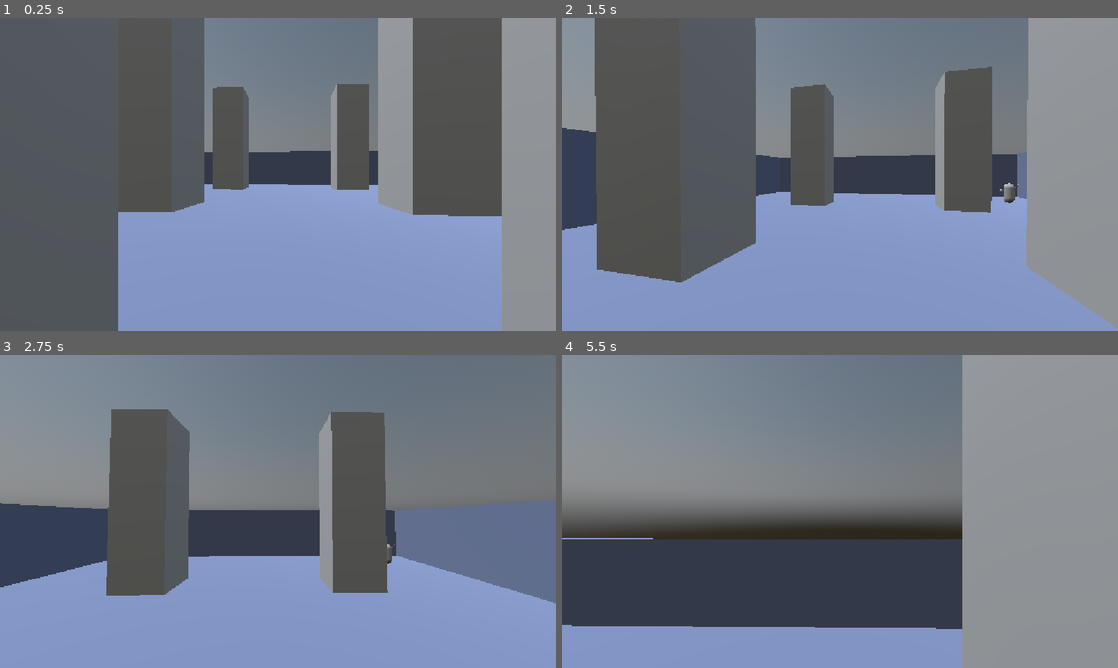
Above: before the commit, frames 1-4 (two rows, left to right).
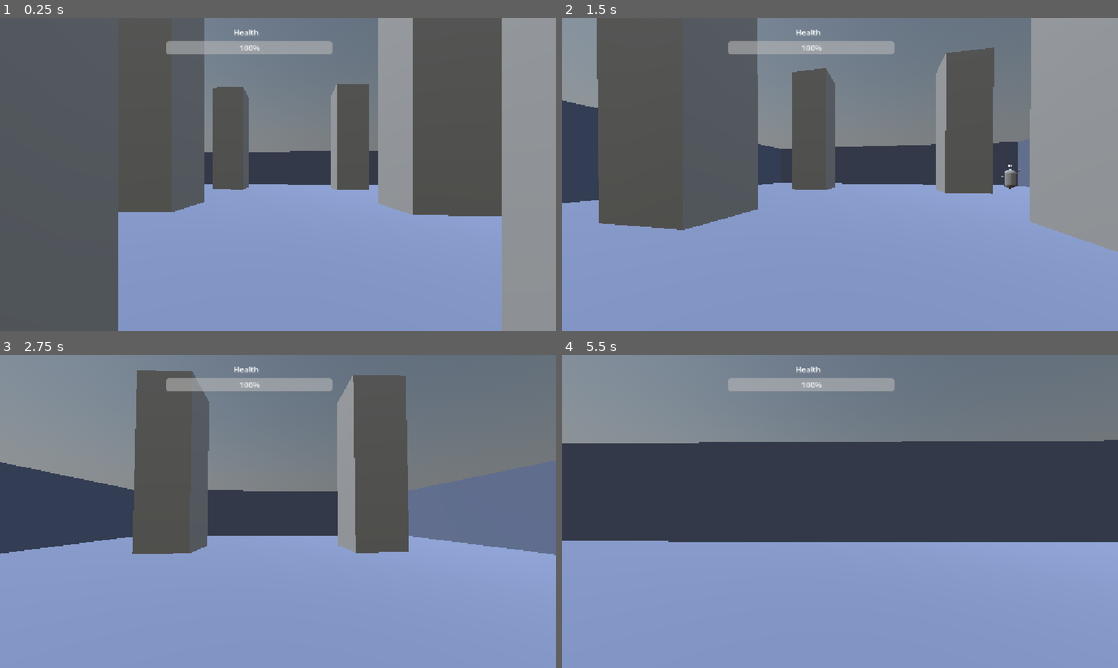
Above: after the commit, the same moments.

Repository: md6-0/union-sistemas
Game: Godot game, scene res://scenes/Scene2/scene2.tscn
Same seed, same stepped clock (60 frames per second), same inputs: the game is played once before the commit and once after it. This scene is started directly instead of the project's main scene.
Inputs (mouse positions are in pixels of both pictures, inside the frame that each line leads up to):
- Up to frame 1 (0.25 s): no input
- Up to frame 2 (1.5 s): tap Enter at 0.5 s; move the mouse to (867, 174) at 0.52 s; hold W (move_forward) from 0.53 s (still down); click (867, 174) at 0.6 s; tap Space (jump) at 0.77, 0.8, 1.07, 1.35 s; move the mouse to (812, 174) at 1.27 s
- Up to frame 3 (2.75 s): keep holding W (move_forward); tap Space (jump) at 1.52, 1.82, 2.3 s; click (250, 511) at 1.55 s; move the mouse to (289, 505) at 2.02 s; tap E (interact) at 2.1 s
- Up to frame 4 (5.5 s): keep holding W (move_forward); move the mouse to (834, 517) at 2.77 s; click (834, 517) at 2.85 s; tap Space (jump) at 3.02, 3.32, 3.77, 3.8, 4.07, 4.52, 4.82, 5.1 s; move the mouse to (878, 514) at 3.52 s; hold Shift (sprint) 3.53-4.28 s; move the mouse to (795, 508) at 4.27 s; click (795, 508) at 4.35 s; move the mouse to (845, 511) at 5.02 s

The runs differ from the first frame. In frame 1, 1.3% of the frame differs, in the area x 29-60%, y 3-12%; in frame 2, 15%; in frame 3, 25%; in frame 4, 70%, in the area x 0-100%, y 0-100%.

Commit message:
Añadido HUD y mejoras enemigo: vida visible + cambio estado al recibir daño.

Diff:
--- a/components/Autoload/gameManager.gd
+++ b/components/Autoload/gameManager.gd
@@ -4,4 +4,9 @@
 	"key": 0
 }
 
-var player_health = 100
+signal health_changed(new_health)
+
+var player_health: int = 100:
+	set(value):
+		player_health = value
+		health_changed.emit(player_health)
--- a/scenes/Enemy/enemy.gd
+++ b/scenes/Enemy/enemy.gd
@@ -15,6 +15,7 @@
 @export var attack_range: float = 2.0
 @export var attack_damage: float = 20.0
 
+@onready var label_enemy_health = %Label3D_enemy_health
 @onready var player = get_tree().get_first_node_in_group("player")
 @onready var navigation_agent = $NavigationAgent3D
 @onready var waypoints = patrol_route.get_children()
@@ -29,6 +30,8 @@
 var current_state = State.PATROL
 @onready var current_attack_cooldown_time = attack_cooldown
 
+func _ready():
+	label_enemy_health.text = str(health)
 
 func _physics_process(delta):
 	_handle_gravity(delta)
@@ -121,14 +124,14 @@
 		if current_attack_cooldown_time > attack_cooldown:
 			current_attack_cooldown_time = 0
 			var tween = create_tween()
-			# 1: descarga el palo
-			tween.tween_property(right_hand, "rotation:x", hand_guard_rotation_x - deg_to_rad(90), 0.1) \
+			# 1: Inicio animación
+			tween.tween_property(right_hand, "rotation:x", hand_guard_rotation_x - deg_to_rad(160), 0.1) \
 				.set_trans(Tween.TRANS_QUAD).set_ease(Tween.EASE_IN)
-			# 2: AHÍ pega
+			# 2: Pega
 			tween.tween_callback(func():
 				if global_position.distance_to(player.global_position) < attack_range:
 					player.take_damage(attack_damage)
-)
+				)
 			# 3: vuelve a guardia
 			tween.tween_property(right_hand, "rotation:x", hand_guard_rotation_x, 0.3)
 
@@ -154,7 +157,8 @@
 				return false
 
 func take_damage(damage):
+	_change_state(State.CHASE)
 	health -= damage
-
+	label_enemy_health.text = str(health)
 	if health <= 0:
 		queue_free()
--- a/scenes/Enemy/enemy.tscn
+++ b/scenes/Enemy/enemy.tscn
@@ -58,3 +58,11 @@
 
 [node name="MeshInstance3D_hand_left" type="MeshInstance3D" parent="StaticBody3D/Hand_left" unique_id=462895826]
 mesh = SubResource("CapsuleMesh_oqax5")
+
+[node name="Label3D_enemy_health" type="Label3D" parent="StaticBody3D" unique_id=1269087814]
+unique_name_in_owner = true
+transform = Transform3D(1, 0, 0, 0, 1, 0, 0, 0, 1, 0, 1.216823, 0)
+billboard = 1
+text = "100"
+font_size = 64
+outline_size = 2
--- /dev/null
+++ b/scenes/HUD/hud.gd
@@ -0,0 +1,11 @@
+extends CanvasLayer
+
+@onready var progressbar_player_health = %ProgressBar_player_health
+
+
+func _ready():
+	progressbar_player_health.value = GameManager.player_health
+	GameManager.health_changed.connect(_handle_health)
+
+func _handle_health(health):
+	progressbar_player_health.value = health
--- /dev/null
+++ b/scenes/HUD/hud.tscn
@@ -0,0 +1,21 @@
+[gd_scene format=3 uid="uid://brpucg70ub140"]
+
+[ext_resource type="Script" uid="uid://cnunerjunn1vu" path="res://scenes/HUD/hud.gd" id="1_c0cnr"]
+
+[node name="CanvasLayer_hud" type="CanvasLayer" unique_id=1137507503]
+script = ExtResource("1_c0cnr")
+
+[node name="Label_player_health" type="Label" parent="." unique_id=240138362]
+offset_left = 484.0
+offset_top = 18.0
+offset_right = 629.0
+offset_bottom = 67.0
+text = "Health
+"
+
+[node name="ProgressBar_player_health" type="ProgressBar" parent="." unique_id=1306229802]
+unique_name_in_owner = true
+offset_left = 344.0
+offset_top = 48.0
+offset_right = 689.0
+offset_bottom = 75.0
--- a/scenes/Scene1/scene1.tscn
+++ b/scenes/Scene1/scene1.tscn
@@ -1,6 +1,6 @@
 [gd_scene format=3 uid="uid://c5h3e7ml4rdb1"]
 
-[ext_resource type="PackedScene" uid="uid://dr1vs4qo2wqu7" path="res://components/player/player.tscn" id="1_vcg2f"]
+[ext_resource type="PackedScene" uid="uid://dr1vs4qo2wqu7" path="res://scenes/player/player.tscn" id="1_vcg2f"]
 [ext_resource type="PackedScene" uid="uid://d2rt8kylgueim" path="res://scenes/Elevator/elevator.tscn" id="2_5ig07"]
 [ext_resource type="PackedScene" uid="uid://x3okxjas4vwv" path="res://scenes/Door/door.tscn" id="3_21n4o"]
 [ext_resource type="PackedScene" uid="uid://c31psquiq8xik" path="res://scenes/Key/key.tscn" id="4_no02f"]
--- a/scenes/Scene2/scene2.tscn
+++ b/scenes/Scene2/scene2.tscn
@@ -2,7 +2,7 @@
 
 [ext_resource type="PackedScene" uid="uid://d2rt8kylgueim" path="res://scenes/Elevator/elevator.tscn" id="1_ktaha"]
 [ext_resource type="PackedScene" uid="uid://b63t3planx2ou" path="res://scenes/Enemy/enemy.tscn" id="2_0ya8a"]
-[ext_resource type="PackedScene" uid="uid://dr1vs4qo2wqu7" path="res://components/player/player.tscn" id="2_joneh"]
+[ext_resource type="PackedScene" uid="uid://dr1vs4qo2wqu7" path="res://scenes/player/player.tscn" id="2_joneh"]
 
 [sub_resource type="PhysicalSkyMaterial" id="PhysicalSkyMaterial_joneh"]
 
--- a/components/player/climbing_sensor.tscn
+++ b/scenes/player/climbing_sensor.tscn
@@ -1,6 +1,6 @@
 [gd_scene format=3 uid="uid://rl3q5ejwhndn"]
 
-[ext_resource type="Script" uid="uid://c2b8gimusm8rx" path="res://components/player/climbing_sensor.gd" id="1_cqnci"]
+[ext_resource type="Script" uid="uid://c2b8gimusm8rx" path="res://scenes/player/climbing_sensor.gd" id="1_cqnci"]
 
 [node name="ClimbingSensor" type="Node3D" unique_id=737243152]
 script = ExtResource("1_cqnci")
--- a/components/player/player.gd
+++ b/scenes/player/player.gd
@@ -46,7 +46,7 @@
 
 func _handle_movement(delta):
 
-	if Input.is_action_just_pressed("jump"):
+	if Input.is_action_just_pressed("jump") and is_on_floor():
 		velocity.y = JUMP_VELOCITY
 
 	var look_dir = Input.get_vector("look_left", "look_right", "look_up", "look_down")
--- a/components/player/player.tscn
+++ b/scenes/player/player.tscn
@@ -1,13 +1,16 @@
 [gd_scene format=3 uid="uid://dr1vs4qo2wqu7"]
 
-[ext_resource type="Script" uid="uid://dnmq8elev0jq7" path="res://components/player/player.gd" id="1_0g4kb"]
-[ext_resource type="PackedScene" uid="uid://rl3q5ejwhndn" path="res://components/player/climbing_sensor.tscn" id="2_ph1f6"]
+[ext_resource type="Script" uid="uid://dnmq8elev0jq7" path="res://scenes/player/player.gd" id="1_0g4kb"]
+[ext_resource type="PackedScene" uid="uid://brpucg70ub140" path="res://scenes/HUD/hud.tscn" id="1_lvxji"]
+[ext_resource type="PackedScene" uid="uid://rl3q5ejwhndn" path="res://scenes/player/climbing_sensor.tscn" id="2_ph1f6"]
 [ext_resource type="PackedScene" uid="uid://b1qrngri5630c" path="res://scenes/Weapon/weapon.tscn" id="3_ph1f6"]
 
 [sub_resource type="CapsuleShape3D" id="CapsuleShape3D_0w3kd"]
 height = 1.8
 
 [node name="Player" type="Node3D" unique_id=1335899736]
+
+[node name="Hud" parent="." unique_id=1210281293 instance=ExtResource("1_lvxji")]
 
 [node name="CharacterBody3D" type="CharacterBody3D" parent="." unique_id=1700311132 groups=["player"]]
 script = ExtResource("1_0g4kb")
Not shown, added: scenes/HUD/hud.gd.uid
Renamed: components/player/climbing_sensor.gd -> scenes/player/climbing_sensor.gd
Renamed: components/player/climbing_sensor.gd.uid -> scenes/player/climbing_sensor.gd.uid
Renamed: components/player/player.gd.uid -> scenes/player/player.gd.uid
Not shown, added: scenes/player/player.tscn1208994332.tmp
Not shown, added: scenes/player/player.tscn2543519721.tmp
